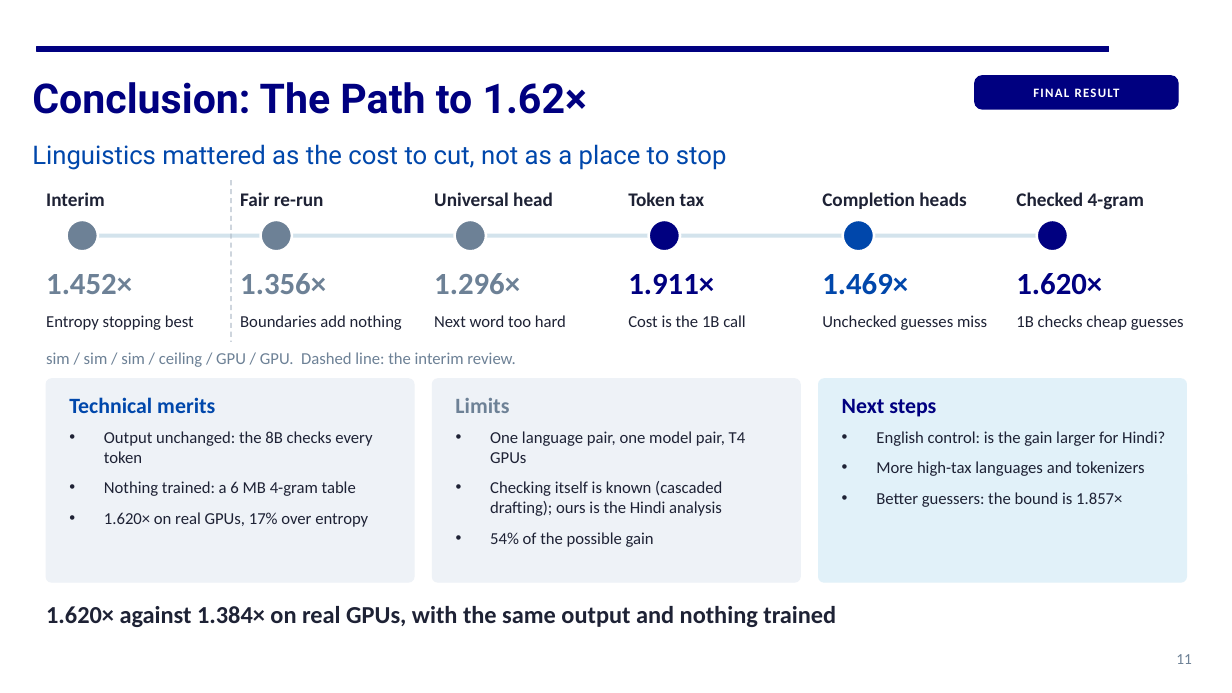
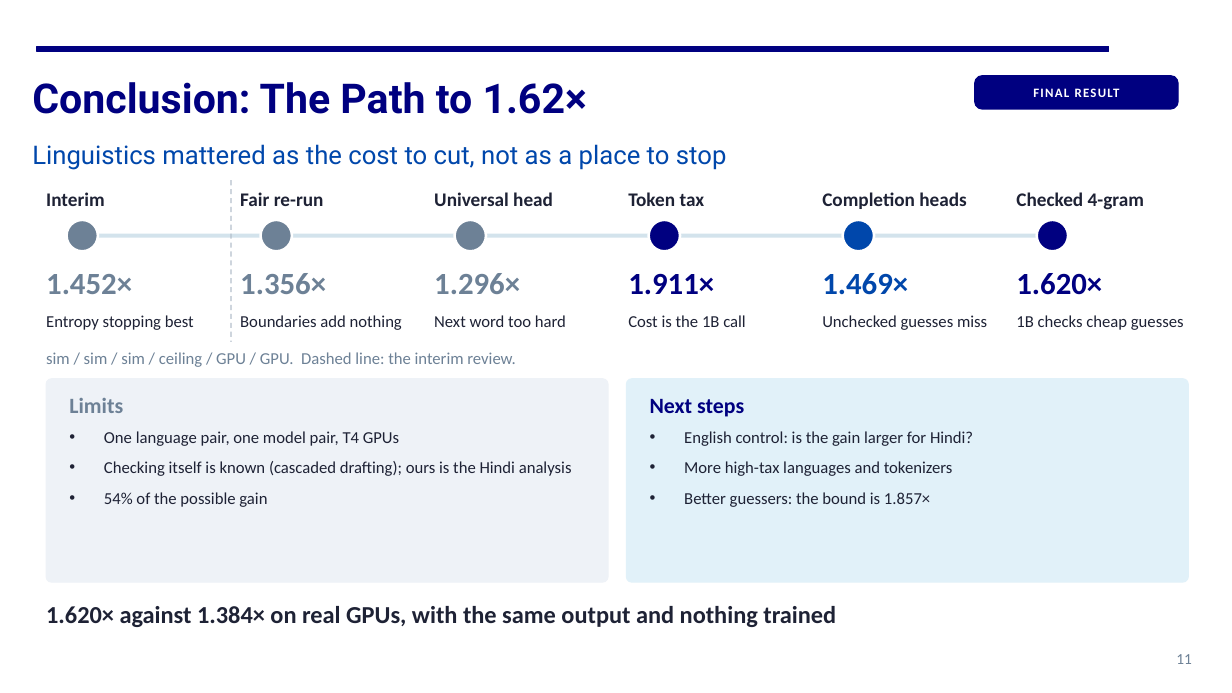
Before and after one commit to https-kanika/Linguistically-guided-MTP, a slide deck: slide 11 of docs/presentation/CS769_final_presentation.pptx. Drawn at 1232x693 pixels with LibreOffice and Linux fonts; fonts in the diff are those of the drawing. Boxes give left, top, right and bottom in pixels: in the first picture for what was removed or moved away, otherwise in the second. Text is boxed around its words. In the diff, an @@ line names an element or a change of style, - is before the commit and + after.

Commit message:
Presentation: drop the technical-merits card from the conclusion

```diff
--- a/docs/presentation/CS769_final_presentation.pptx
+++ b/docs/presentation/CS769_final_presentation.pptx
@@ rounded rectangle: place and size @@
-rounded rectangle at <box>433,379,800,582</box>
+rounded rectangle at <box>46,379,608,582</box>
@@ rounded rectangle removed at <box>46,379,414,582</box> @@
@@ text "Limits": place and size @@
-text "Limits" at <box>455,398,509,413</box>
+text "Limits" at <box>69,398,123,413</box>
@@ rounded rectangle: place and size @@
-rounded rectangle at <box>819,379,1187,582</box>
+rounded rectangle at <box>627,379,1189,582</box>
@@ text "Next steps": place and size @@
-text "Next steps" at <box>842,399,936,417</box>
+text "Next steps" at <box>650,399,744,417</box>
@@ text removed at <box>69,397,215,413</box> @@
-Technical merits
@@ text "One language pair, one model ..." rewrapped from <box>490,481,722,547</box> to <box>104,431,572,507</box> @@
@@ text removed at <box>104,431,372,527</box> @@
-• Output unchanged: the 8B checks every token
-• Nothing trained: a 6 MB 4-gram table
-• 1.620× on real GPUs, 17% over entropy
@@ text "English control: is the gain ...": place and size @@
-text "English control: is the gain ..." at <box>876,431,1165,507</box>
+text "English control: is the gain ..." at <box>684,431,973,507</box>
```
Also in this commit, not shown: 1 other slide changed, 1 other file.
